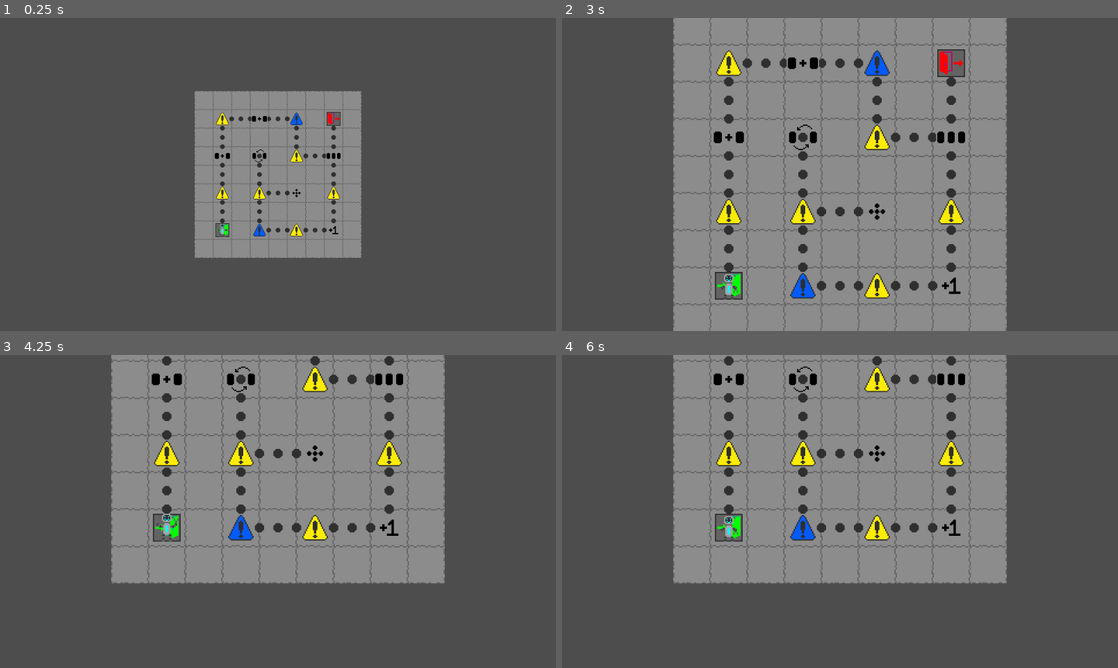
Above: before the commit, frames 1-4 (two rows, left to right).
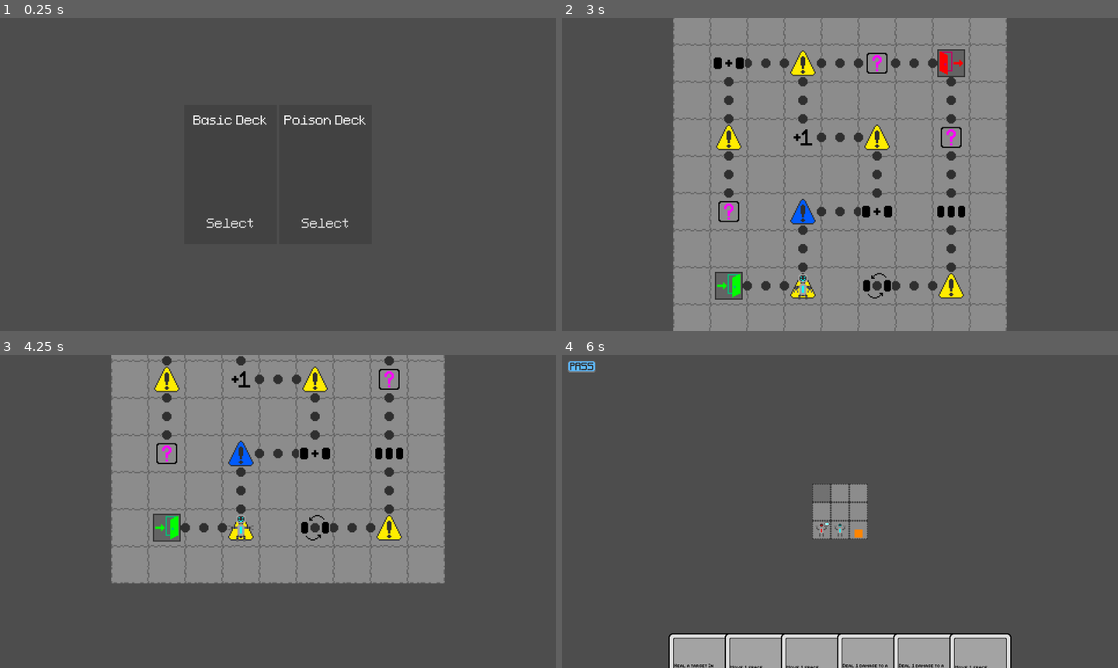
Above: after the commit, the same moments.

Repository: CattacoCattaco/strategy-deckbuilder-roguelike
Game: Godot game, scene res://deck_selection_screen/deck_selection_screen.tscn
The game is run twice, just before and just after one commit, with the same random seed, the same clock (stepped at 60 frames per second) and the same inputs. Before the commit the project starts from res://world_map/world_map.tscn.
Inputs (mouse positions are in pixels of both pictures, inside the frame that each line leads up to):
- Up to frame 1 (0.25 s): no input
- Up to frame 2 (3 s): click (789, 224) at 0.5 s, where only the run after the commit has a clickable "Select"; tap Enter (do_event) at 1.25, 2.75 s; move the mouse to (962, 158) at 1.27 s; hold D (right) 1.28-2 s; hold Enter (do_event) 1.28-2 s; click (962, 158) at 1.42 s; tap Space at 2 s; drag from (728, 190) to (812, 237) at 2.02 s; move the mouse to (895, 105) at 2.77 s; hold D (right) from 2.78 s (still down); hold Z (zoom) from 2.78 s (still down)
- Up to frame 3 (4.25 s): release D (right) at 3.5 s; release Z (zoom) at 3.5 s; tap Space at 3.5 s; drag from (250, 574) to (111, 464) at 3.52 s
- Up to frame 4 (6 s): tap Enter (do_event) at 4.25 s; move the mouse to (1006, 558) at 4.27 s; hold A (left) 4.28-5 s; tap Shift at 4.35 s; click (584, 367) at 5.02 s; click (823, 492) at 5.77 s

The runs differ from the first frame. In frame 1, 15% of the frame differs, in the area x 34-66%, y 23-77%; in frame 2, 4.8%; in frame 3, 3.5%; in frame 4, 47%, in the area x 1-81%, y 0-100%.

Commit message:
Add Deck Selection Screen
Added deck selection screen, which lets you choose what deck you start with before the game starts

Diff:
--- a/buttons/flat_button.tres
+++ b/buttons/flat_button.tres
@@ -1,4 +1,6 @@
-[gd_resource type="Theme" load_steps=5 format=3 uid="uid://cb7yvbnqqc1l"]
+[gd_resource type="Theme" load_steps=6 format=3 uid="uid://cb7yvbnqqc1l"]
+
+[ext_resource type="FontFile" uid="uid://dcmcrpk7us45q" path="res://font/Wild Jam 87 Font.ttf" id="1_4iewc"]
 
 [sub_resource type="StyleBoxEmpty" id="StyleBoxEmpty_iiphp"]
 
@@ -27,6 +29,8 @@
 corner_detail = 5
 
 [resource]
+Button/font_sizes/font_size = 16
+Button/fonts/font = ExtResource("1_4iewc")
 Button/styles/focus = SubResource("StyleBoxEmpty_iiphp")
 Button/styles/hover = SubResource("StyleBoxFlat_a0n5t")
 Button/styles/normal = SubResource("StyleBoxFlat_m4xch")
--- /dev/null
+++ b/deck_selection_screen/deck_option/deck_option.gd
@@ -0,0 +1,5 @@
+class_name DeckOption
+extends Control
+
+@export var name_label: Label
+@export var select_button: Button
--- /dev/null
+++ b/deck_selection_screen/deck_option/deck_option.tscn
@@ -0,0 +1,58 @@
+[gd_scene load_steps=5 format=3 uid="uid://7v0mwxr7ngxf"]
+
+[ext_resource type="Script" uid="uid://u4janpye8y7y" path="res://deck_selection_screen/deck_option/deck_option.gd" id="1_5la07"]
+[ext_resource type="FontFile" uid="uid://dcmcrpk7us45q" path="res://font/Wild Jam 87 Font.ttf" id="1_g4r86"]
+[ext_resource type="Theme" uid="uid://cb7yvbnqqc1l" path="res://buttons/flat_button.tres" id="2_5la07"]
+
+[sub_resource type="LabelSettings" id="LabelSettings_6ggko"]
+font = ExtResource("1_g4r86")
+
+[node name="DeckOption" type="Control" node_paths=PackedStringArray("name_label", "select_button")]
+custom_minimum_size = Vector2(160, 240)
+layout_mode = 3
+anchors_preset = 0
+script = ExtResource("1_5la07")
+name_label = NodePath("BG/NameLabel")
+select_button = NodePath("BG/SelectButton")
+
+[node name="BG" type="ColorRect" parent="."]
+layout_mode = 1
+anchors_preset = 15
+anchor_right = 1.0
+anchor_bottom = 1.0
+grow_horizontal = 2
+grow_vertical = 2
+color = Color(0.26, 0.26, 0.26, 1)
+
+[node name="NameLabel" type="Label" parent="BG"]
+layout_mode = 1
+anchors_preset = -1
+anchor_right = 1.0
+offset_left = 12.0
+offset_top = 12.0
+offset_right = -12.0
+offset_bottom = 40.0
+grow_horizontal = 2
+text = "Basic Deck"
+label_settings = SubResource("LabelSettings_6ggko")
+horizontal_alignment = 1
+vertical_alignment = 1
+
+[node name="SelectButton" type="Button" parent="BG"]
+z_index = 2
+layout_mode = 1
+anchors_preset = 7
+anchor_left = 0.5
+anchor_top = 1.0
+anchor_right = 0.5
+anchor_bottom = 1.0
+offset_left = -64.0
+offset_top = -60.0
+offset_right = 64.0
+offset_bottom = -12.0
+grow_horizontal = 2
+grow_vertical = 0
+size_flags_horizontal = 3
+size_flags_vertical = 3
+theme = ExtResource("2_5la07")
+text = "Select"
--- /dev/null
+++ b/deck_selection_screen/deck_selection_screen.gd
@@ -0,0 +1,64 @@
+class_name DeckSelectionScreen
+extends Control
+
+static var DECKS: Dictionary[String, Array] = {
+	"Basic Deck": [
+		CardData.new([Modifier.Move.new()], 1, 1),
+		CardData.new([Modifier.Move.new()], 1, 1),
+		CardData.new([Modifier.Move.new()], 1, 1),
+		CardData.new([Modifier.Move.new()], 1, 1),
+		CardData.new([Modifier.Move.new()], 1, 1),
+		CardData.new([Modifier.Attack.new()], 1, 1),
+		CardData.new([Modifier.Attack.new()], 1, 1),
+		CardData.new([Modifier.Attack.new()], 1, 1),
+		CardData.new([Modifier.Attack.new()], 1, 1),
+		CardData.new([Modifier.Attack.new()], 1, 1),
+		CardData.new([Modifier.Heal.new()], 1, 1),
+		CardData.new([Modifier.Heal.new()], 1, 1),
+	],
+	"Poison Deck": [
+		CardData.new([Modifier.Move.new()], 1, 1),
+		CardData.new([Modifier.Move.new()], 1, 1),
+		CardData.new([Modifier.Move.new()], 1, 1),
+		CardData.new([Modifier.Move.new()], 1, 1),
+		CardData.new([Modifier.Move.new()], 1, 1),
+		CardData.new([Modifier.Move.new()], 1, 1),
+		CardData.new([Modifier.Poison.new()], 1, 1),
+		CardData.new([Modifier.Poison.new()], 1, 1),
+		CardData.new([Modifier.Poison.new()], 1, 1),
+		CardData.new([Modifier.Poison.new()], 1, 1),
+		CardData.new([Modifier.Poison.new()], 1, 1),
+		CardData.new([Modifier.Poison.new()], 1, 1),
+	],
+}
+
+@export var world_map_scene: PackedScene
+@export var deck_option_scene: PackedScene
+
+@export var deck_options_container: HBoxContainer
+
+
+func _ready() -> void:
+	for deck_name in DECKS:
+		var contents: Array[CardData] = []
+		for card in DECKS[deck_name]:
+			contents.append(card)
+
+		_add_deck_option(contents, deck_name)
+
+
+func _add_deck_option(deck_contents: Array[CardData], deck_name: String) -> void:
+	var deck_option: DeckOption = deck_option_scene.instantiate()
+
+	deck_options_container.add_child(deck_option)
+
+	deck_option.name_label.text = deck_name
+	deck_option.select_button.pressed.connect(_choose_deck.bind(deck_contents))
+
+
+func _choose_deck(deck: Array[CardData]) -> void:
+	var world_map: WorldMap = world_map_scene.instantiate()
+	world_map.player_deck = deck
+
+	get_tree().root.add_child(world_map)
+	queue_free()
--- /dev/null
+++ b/deck_selection_screen/deck_selection_screen.tscn
@@ -0,0 +1,31 @@
+[gd_scene load_steps=4 format=3 uid="uid://ctg8erda034nl"]
+
+[ext_resource type="Script" uid="uid://b257j2086s2a0" path="res://deck_selection_screen/deck_selection_screen.gd" id="1_alses"]
+[ext_resource type="PackedScene" uid="uid://7v0mwxr7ngxf" path="res://deck_selection_screen/deck_option/deck_option.tscn" id="2_alses"]
+[ext_resource type="PackedScene" uid="uid://4gq17h5jwwyb" path="res://world_map/world_map.tscn" id="2_wo7o8"]
+
+[node name="DeckSelectionScreen" type="Control" node_paths=PackedStringArray("deck_options_container")]
+layout_mode = 3
+anchors_preset = 15
+anchor_right = 1.0
+anchor_bottom = 1.0
+grow_horizontal = 2
+grow_vertical = 2
+script = ExtResource("1_alses")
+world_map_scene = ExtResource("2_wo7o8")
+deck_option_scene = ExtResource("2_alses")
+deck_options_container = NodePath("DeckOptionsContainer")
+
+[node name="DeckOptionsContainer" type="HBoxContainer" parent="."]
+layout_mode = 1
+anchors_preset = 8
+anchor_left = 0.5
+anchor_top = 0.5
+anchor_right = 0.5
+anchor_bottom = 0.5
+offset_left = -20.0
+offset_top = -20.0
+offset_right = 20.0
+offset_bottom = 20.0
+grow_horizontal = 2
+grow_vertical = 2
--- a/project.godot
+++ b/project.godot
@@ -11,7 +11,7 @@
 [application]
 
 config/name="Wild Jam 87"
-run/main_scene="uid://4gq17h5jwwyb"
+run/main_scene="uid://ctg8erda034nl"
 config/features=PackedStringArray("4.5", "Forward Plus")
 config/icon="res://icon.svg"
 
--- a/tile_grid/level_builder/environments/acid_pools.tres
+++ b/tile_grid/level_builder/environments/acid_pools.tres
@@ -33,6 +33,6 @@
 max_clump_count = 0.0
 min_clump_size = 1
 max_clump_size = 1
-min_single_count = 0.25
-max_single_count = 0.4
+min_single_count = 0.3
+max_single_count = 0.6
 metadata/_custom_type_script = "uid://l1wi31t0k3hd"
Not shown, added: deck_selection_screen/deck_option/deck_option.gd.uid
Not shown, added: deck_selection_screen/deck_selection_screen.gd.uid
